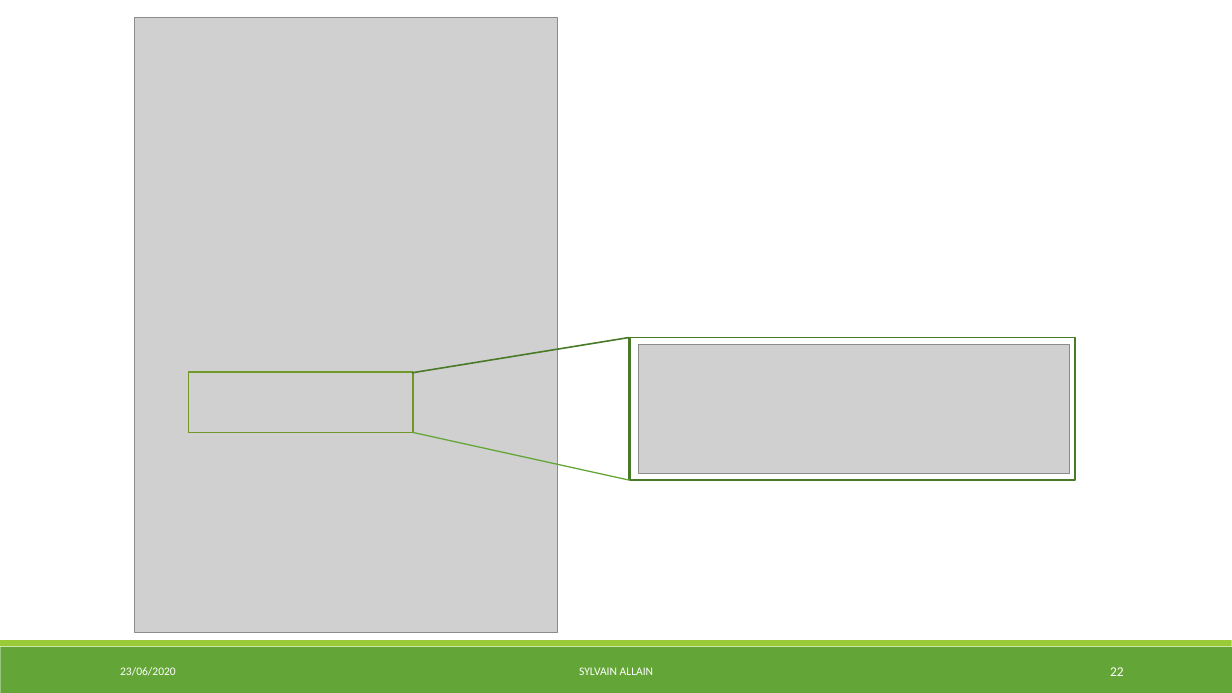
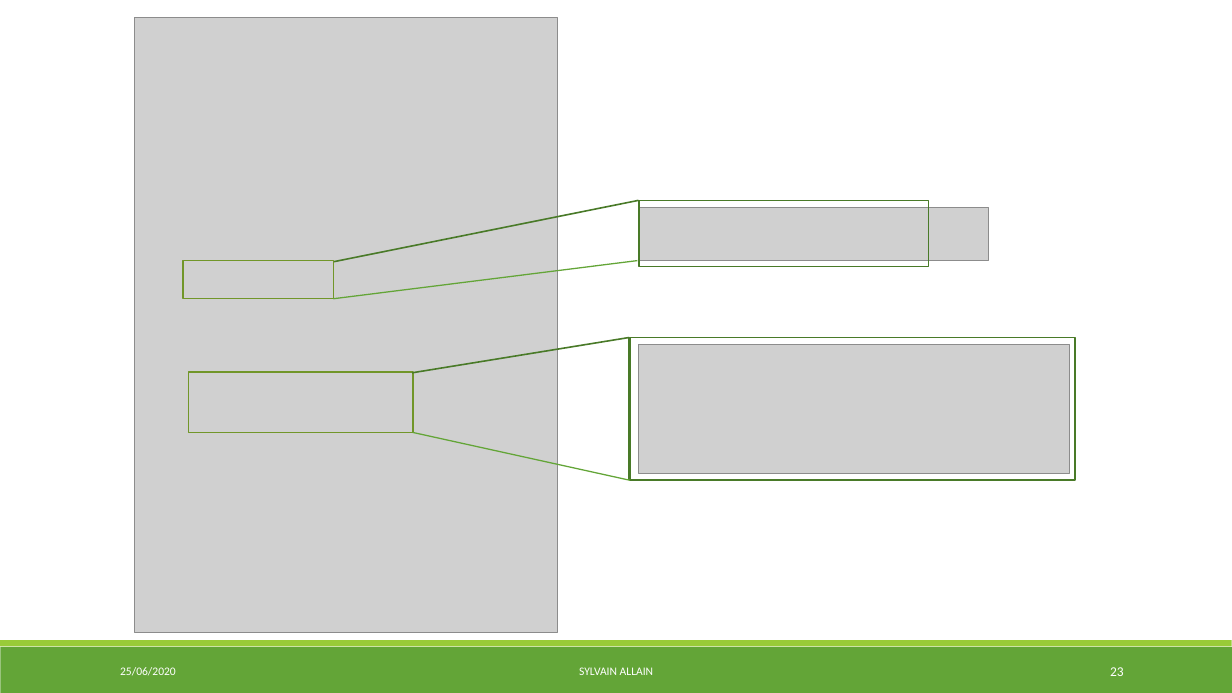
Before and after one commit to S2LF/ProjetPro, a slide deck: slide 23 of ProjetTof’Box.pptx (slide 22 before the commit). Drawn at 1232x693 pixels with LibreOffice and Linux fonts; fonts in the diff are those of the drawing; grey boxes stand for pictures. Boxes give left, top, right and bottom in pixels: in the first picture for what was removed or moved away, otherwise in the second. Text is boxed around its words. In the diff, an @@ line names an element or a change of style, - is before the commit and + after.

```diff
--- a/ProjetTof’Box.pptx
+++ b/ProjetTof’Box.pptx
@@ picture added at box(639, 207, 988, 261) @@
@@ accent border callout added at box(639, 201, 929, 266), outline #497A29 1.25 pt @@
@@ rectangle added at box(183, 261, 334, 299), outline #719629 1.25 pt @@
@@ line added from (334, 299) to (638, 261), #63A537 1 pt @@
@@ text at box(120, 667, 176, 676): text changed @@
-23/06/2020
+25/06/2020
```
Also in this commit, not shown: 29 other slides changed, 1 slide added, 2 other files.
